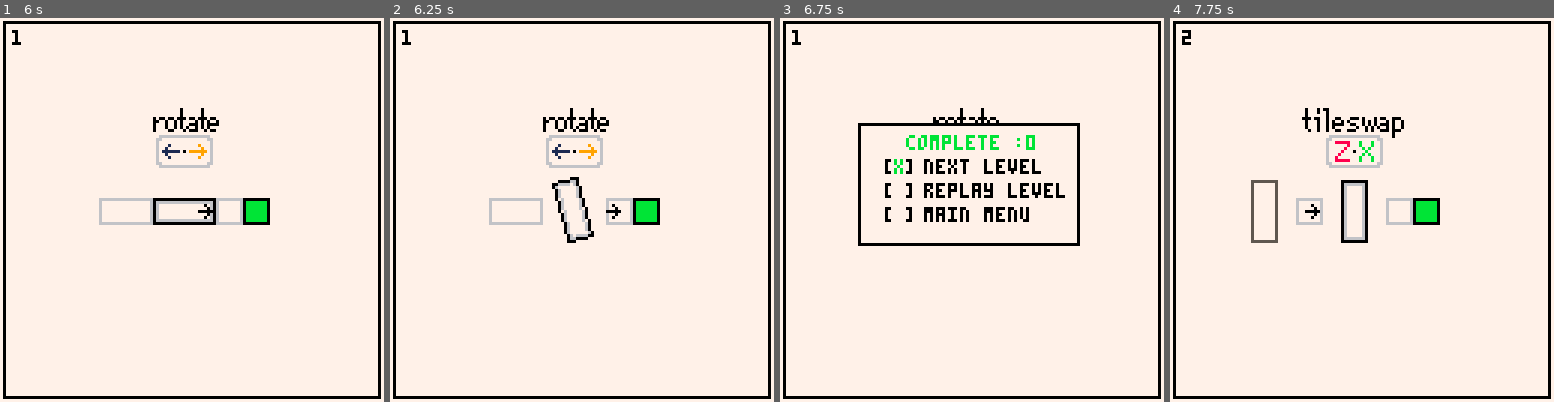
Above: before the commit, frames 1-4 (left to right).
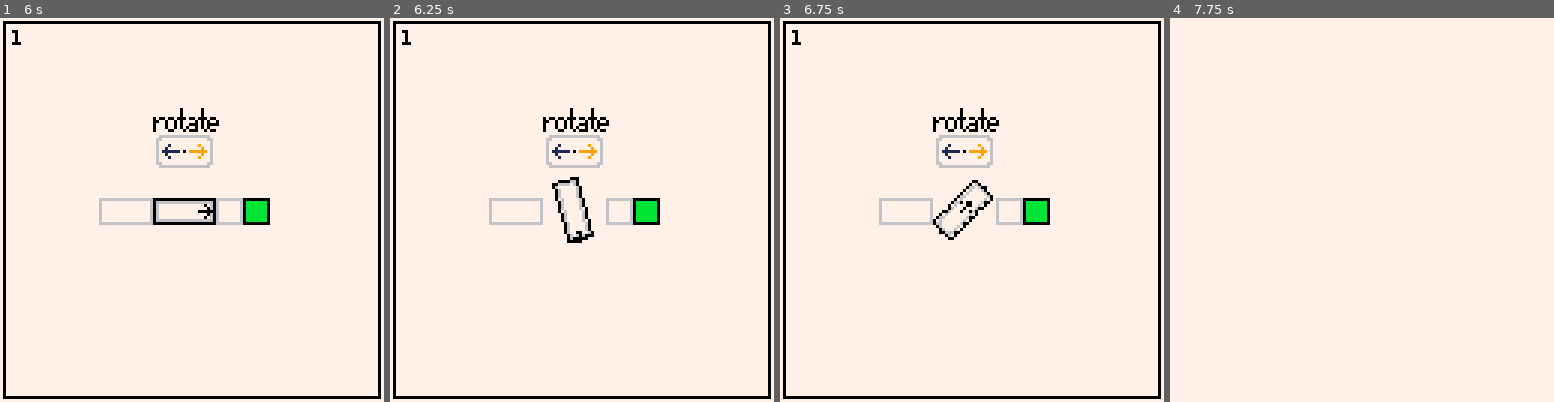
Above: after the commit, the same moments.

Repository: kreludan/rotatoes
Game: PICO-8 cartridge rotatoes.p8
Two runs of this game, one before a commit and one after it. Both use one fixed random seed, a clock stepped at 60 frames per second and the inputs below.
Inputs:
- Up to frame 1 (6 s): tap X (X key) at 0.33, 1.07, 1.85, 2.97, 4.08, 5.2 s; tap O (Z key) at 0.7, 1.7, 2.1, 2.5, 2.9, 3.3, 3.7, 4.1, 4.5, 4.9, 5.3, 5.7 s; hold Right 1.6-2.1 s; hold Up 2.15-2.42 s; hold Right 2.47-3.03 s; hold Left 3.08-3.58 s; hold Down 3.63-3.97 s; hold Right 4.02-4.68 s; hold Up 4.73-5.03 s; hold Left 5.08-5.68 s; hold Down from 5.73 s (still down)
- Up to frame 2 (6.25 s): release Down at 6.03 s; hold Right from 6.08 s (still down); tap O (Z key) at 6.1 s
- Up to frame 3 (6.75 s): tap X (X key) at 6.32 s; tap O (Z key) at 6.5 s; release Right at 6.58 s; hold Right from 6.63 s (still down)
- Up to frame 4 (7.75 s): tap O (Z key) at 6.9, 7.3, 7.7 s; release Right at 7.13 s; hold Up 7.18-7.45 s; tap X (X key) at 7.43 s; hold Right from 7.5 s (still down)

Frame 1 is identical in both runs. In frame 2, 0.1% of the frame differs, in the area x 47-61%, y 48-59%; in frame 3, 5.5%; in frame 4, 6.1%, in the area x 0-100%, y 0-100%.

Commit message:
fix tile_on calculation sort of

Diff:
--- a/rotatoes.p8
+++ b/rotatoes.p8
@@ -683,22 +683,24 @@
     return waypoint_to.tile_on
   end
   -- case 2: vertical travel. x-axes of the two waypoints are the same.
-  if waypoint_to.x == waypoint_from.x then
+  if waypoint_to.draw_waypoint.x == waypoint_from.draw_waypoint.x then
     if abs(waypoint_to.draw_waypoint.y - char.center_y) <= abs(waypoint_from.draw_waypoint.y - char.center_y) then
       return waypoint_to.tile_on
     else
       return waypoint_from.tile_on
     end
     -- case 3: horizontal travel. y-axes of the two waypoints are the same.
-  elseif waypoint_to.y == waypoint_from.y then
-    if abs(waypoint_to.x - char.center_x) <= abs(waypoint_from.x - char.center_x) then
+  elseif waypoint_to.draw_waypoint.y == waypoint_from.draw_waypoint.y then
+    if abs(waypoint_to.draw_waypoint.x - char.center_x) <= abs(waypoint_from.draw_waypoint.x - char.center_x) then
       return waypoint_to.tile_on
     else
       return waypoint_from.tile_on
     end
   end
-  -- this should never happen :koyoriWao:
-  return nil
+  -- our waypoints can end up on completely different x's and y's if one of them gets rotated :YuiPanic:
+  -- in which case, we can leave char.tile_on as what it was from before the rotation; it'll get updated
+  -- when the character reaches the next waypoint and resets char.waypoint_from
+  return char.tile_on
 end
 
 function get_next_waypoint(char, waypoints, max_distance)
--- a/src/3.character_movement.lua
+++ b/src/3.character_movement.lua
@@ -39,22 +39,24 @@
     return waypoint_to.tile_on
   end
   -- case 2: vertical travel. x-axes of the two waypoints are the same.
-  if waypoint_to.x == waypoint_from.x then
+  if waypoint_to.draw_waypoint.x == waypoint_from.draw_waypoint.x then
     if abs(waypoint_to.draw_waypoint.y - char.center_y) <= abs(waypoint_from.draw_waypoint.y - char.center_y) then
       return waypoint_to.tile_on
     else
       return waypoint_from.tile_on
     end
     -- case 3: horizontal travel. y-axes of the two waypoints are the same.
-  elseif waypoint_to.y == waypoint_from.y then
-    if abs(waypoint_to.x - char.center_x) <= abs(waypoint_from.x - char.center_x) then
+  elseif waypoint_to.draw_waypoint.y == waypoint_from.draw_waypoint.y then
+    if abs(waypoint_to.draw_waypoint.x - char.center_x) <= abs(waypoint_from.draw_waypoint.x - char.center_x) then
       return waypoint_to.tile_on
     else
       return waypoint_from.tile_on
     end
   end
-  -- this should never happen :koyoriWao:
-  return nil
+  -- our waypoints can end up on completely different x's and y's if one of them gets rotated :YuiPanic:
+  -- in which case, we can leave char.tile_on as what it was from before the rotation; it'll get updated
+  -- when the character reaches the next waypoint and resets char.waypoint_from
+  return char.tile_on
 end
 
 function get_next_waypoint(char, waypoints, max_distance)
